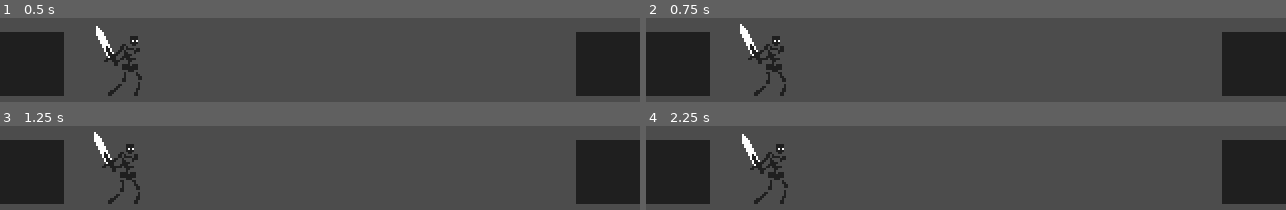
Above: before the commit, frames 1-4 (two rows, left to right).
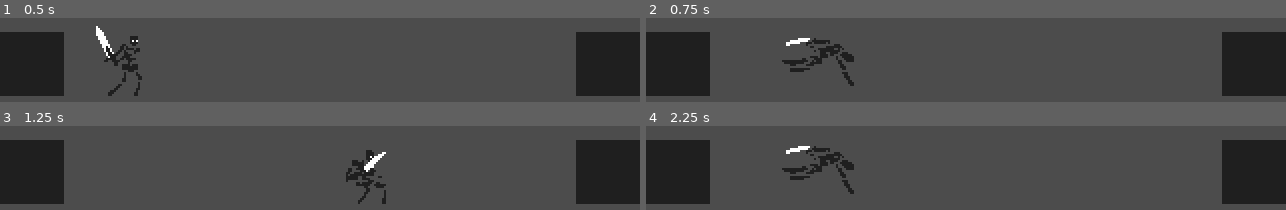
Above: after the commit, the same moments.

Repository: dw3nt/hb-grave-in-godot
Game: Godot game, scene res://Graveyard.tscn
Two runs of this game, one before a commit and one after it. Both use one fixed random seed, a clock stepped at 60 frames per second and the inputs below.
Inputs:
- Up to frame 1 (0.5 s): no input
- Up to frame 2 (0.75 s): hold D (move_right) from 0.53 s (still down); tap Space (roll, bound only after the commit) at 0.6 s
- Up to frame 3 (1.25 s): keep holding D (move_right)
- Up to frame 4 (2.25 s): release D (move_right) at 1.28 s; hold A (move_left) 1.28-2.03 s; tap Space (roll, bound only after the commit) at 1.35, 2.1 s; hold D (move_right) from 2.03 s (still down)

Frame 1 is identical in both runs. In frame 2, 3.1% of the frame differs, in the area x 14-33%, y 7-93%; in frame 3, 2.9%; in frame 4, 3.1%.

Commit message:
skeleton rolling state

Diff:
--- a/Skeleton.gd
+++ b/Skeleton.gd
@@ -9,6 +9,15 @@
 var motion = Vector2()
 
 func _physics_process(delta):
+	if Input.is_action_just_pressed("roll"):
+		state = State.ROLL
+
+	match state:
+		State.MOVE:
+			process_move()
+		State.ROLL:
+			process_roll()
+
 	move_and_slide(motion)
 
 
@@ -28,5 +37,19 @@
 		$Anim.play("idle")
 
 
+func process_roll():
+	var x_direction = 1
+	if $Sprite.flip_h:
+		x_direction = -1
+
+	$Anim.play("roll")
+	motion.x = 200 * x_direction
+
+
 func should_stop():
 	return (!Input.is_action_pressed("move_left") && !Input.is_action_pressed("move_right")) || (Input.is_action_pressed("move_left") && Input.is_action_pressed("move_right"))
+
+
+func _on_Anim_animation_finished(anim_name):
+	if anim_name == "roll":
+		state = State.MOVE
--- a/Skeleton.tscn
+++ b/Skeleton.tscn
@@ -1,8 +1,9 @@
-[gd_scene load_steps=7 format=2]
+[gd_scene load_steps=9 format=2]
 
 [ext_resource path="res://Skeleton.gd" type="Script" id=1]
-[ext_resource path="res://assets/sprites/skeleton/s_skeleton_run_strip6.png" type="Texture" id=2]
+[ext_resource path="res://assets/sprites/skeleton/s_skeleton_roll_strip7.png" type="Texture" id=2]
 [ext_resource path="res://assets/sprites/skeleton/s_skeleton_idle_strip3.png" type="Texture" id=3]
+[ext_resource path="res://assets/sprites/skeleton/s_skeleton_run_strip6.png" type="Texture" id=4]
 
 [sub_resource type="Animation" id=2]
 resource_name = "idle"
@@ -44,6 +45,58 @@
 "update": 1,
 "values": [ 3 ]
 }
+tracks/3/type = "value"
+tracks/3/path = NodePath("Sprite:offset")
+tracks/3/interp = 1
+tracks/3/loop_wrap = true
+tracks/3/imported = false
+tracks/3/enabled = true
+tracks/3/keys = {
+"times": PoolRealArray( 0.0056125 ),
+"transitions": PoolRealArray( 1 ),
+"update": 0,
+"values": [ Vector2( 0, 0 ) ]
+}
+
+[sub_resource type="Animation" id=5]
+resource_name = "roll"
+length = 0.7
+tracks/0/type = "value"
+tracks/0/path = NodePath("Sprite:texture")
+tracks/0/interp = 1
+tracks/0/loop_wrap = true
+tracks/0/imported = false
+tracks/0/enabled = true
+tracks/0/keys = {
+"times": PoolRealArray( 0 ),
+"transitions": PoolRealArray( 1 ),
+"update": 1,
+"values": [ ExtResource( 2 ) ]
+}
+tracks/1/type = "value"
+tracks/1/path = NodePath("Sprite:hframes")
+tracks/1/interp = 1
+tracks/1/loop_wrap = true
+tracks/1/imported = false
+tracks/1/enabled = true
+tracks/1/keys = {
+"times": PoolRealArray( 0 ),
+"transitions": PoolRealArray( 1 ),
+"update": 1,
+"values": [ 14 ]
+}
+tracks/2/type = "value"
+tracks/2/path = NodePath("Sprite:frame")
+tracks/2/interp = 1
+tracks/2/loop_wrap = true
+tracks/2/imported = false
+tracks/2/enabled = true
+tracks/2/keys = {
+"times": PoolRealArray( 0, 0.1, 0.2, 0.3, 0.4, 0.5, 0.6 ),
+"transitions": PoolRealArray( 1, 1, 1, 1, 1, 1, 1 ),
+"update": 1,
+"values": [ 0, 2, 4, 6, 8, 10, 12 ]
+}
 
 [sub_resource type="Animation" id=4]
 resource_name = "run"
@@ -85,6 +138,18 @@
 "update": 1,
 "values": [ 6 ]
 }
+tracks/3/type = "value"
+tracks/3/path = NodePath("Sprite:offset")
+tracks/3/interp = 1
+tracks/3/loop_wrap = true
+tracks/3/imported = false
+tracks/3/enabled = true
+tracks/3/keys = {
+"times": PoolRealArray( 0 ),
+"transitions": PoolRealArray( 1 ),
+"update": 0,
+"values": [ Vector2( 0, 0 ) ]
+}
 
 [sub_resource type="RectangleShape2D" id=3]
 extents = Vector2( 10, 16 )
@@ -94,13 +159,16 @@
 
 [node name="Sprite" type="Sprite" parent="."]
 texture = ExtResource( 2 )
-hframes = 6
+hframes = 14
 
 [node name="Anim" type="AnimationPlayer" parent="."]
 autoplay = "idle"
 anims/idle = SubResource( 2 )
+anims/roll = SubResource( 5 )
 anims/run = SubResource( 4 )
 
 [node name="CollisionShape2D" type="CollisionShape2D" parent="."]
 position = Vector2( 0, 8 )
 shape = SubResource( 3 )
+
+[connection signal="animation_finished" from="Anim" to="." method="_on_Anim_animation_finished"]
--- a/Wall.tscn
+++ b/Wall.tscn
@@ -6,7 +6,6 @@
 extents = Vector2( 16, 16 )
 
 [node name="Wall" type="StaticBody2D"]
-editor/display_folded = true
 __meta__ = {
 "_edit_group_": true
 }
--- a/project.godot
+++ b/project.godot
@@ -65,6 +65,12 @@
 , Object(InputEventKey,"resource_local_to_scene":false,"resource_name":"","device":0,"alt":false,"shift":false,"control":false,"meta":false,"command":false,"pressed":false,"scancode":16777233,"unicode":0,"echo":false,"script":null)
  ]
 }
+roll={
+"deadzone": 0.5,
+"events": [ Object(InputEventKey,"resource_local_to_scene":false,"resource_name":"","device":0,"alt":false,"shift":false,"control":false,"meta":false,"command":false,"pressed":false,"scancode":32,"unicode":0,"echo":false,"script":null)
+, Object(InputEventKey,"resource_local_to_scene":false,"resource_name":"","device":0,"alt":false,"shift":false,"control":false,"meta":false,"command":false,"pressed":false,"scancode":74,"unicode":0,"echo":false,"script":null)
+ ]
+}
 
 [rendering]
 
Not shown: 1 places in Skeleton.tscn that only renumber resources
